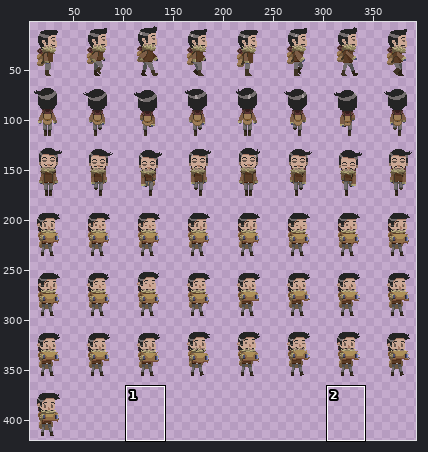
Two versions of one sprite sheet, assets/explorer_sprite.png. Above, an overview of the earlier version with the close-up marked.
Close-up. Old version:
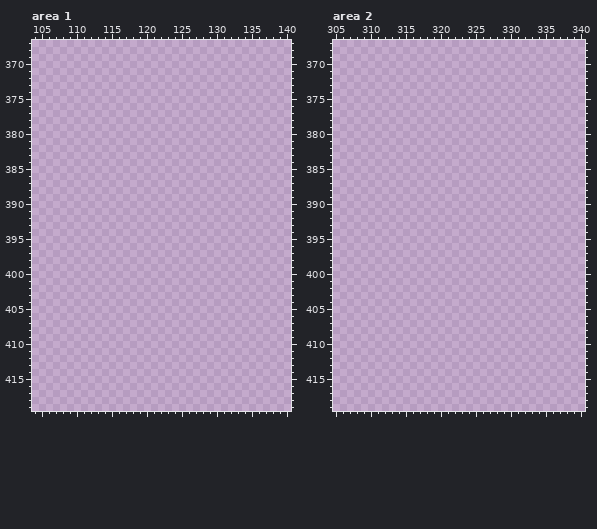
The file is 400x420 pixels. Colours within 5 levels of each other are drawn and written as one. Shown: area 1: x 104..140, y 367..419; area 2: x 305..340, y 367..419. The wide view leaves out empty margins. The commit also changed other parts of the picture, which this record leaves out.
The same view after the edit:
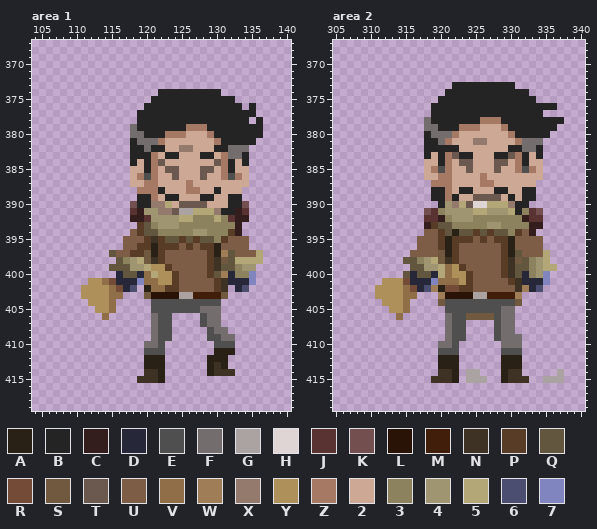
Palette (. is transparent): A #292016  B #242424  C #331d1d  D #262738  E #4f4f4f  F #736d6d  G #aba2a2  H #e0d5d5  J #593232  K #734f4f  L #291307  M #401e0a  N #3d3224  P #593c26  Q #63563e  R #734b36  S #70593f  T #6b594f  U #7d5d46  V #906e48  W #9e7d57  X #947a6d  Y #ad905a  Z #a67965  2 #cca895  3 #8c825d  4 #9f9570  5 #b3a778  6 #4b4e70  7 #8085bf
Change:
--- area 1
@@ x 104..140 @@
 373 .....................................
-374 .....................................
-375 .....................................
-376 .....................................
-377 .....................................
-378 .....................................
-379 .....................................
-380 .....................................
-381 .....................................
-382 .....................................
-383 .....................................
-384 .....................................
-385 .....................................
-386 .....................................
-387 .....................................
-388 .....................................
-389 .....................................
-390 .....................................
-391 .....................................
-392 .....................................
-393 .....................................
-394 .....................................
-395 .....................................
-396 .....................................
-397 .....................................
-398 .....................................
-399 .....................................
-400 .....................................
-401 .....................................
-402 .....................................
-403 .....................................
-404 .....................................
-405 .....................................
-406 .....................................
-407 .....................................
-408 .....................................
-409 .....................................
-410 .....................................
-411 .....................................
-412 .....................................
-413 .....................................
-414 .....................................
-415 .....................................
+374 ..................BBBBBBBBB..........
+375 .................BBBBBBBBBBBB........
+376 ................BBBBBBBBBBBBBB.B.....
+377 ...............BBBBBBBBBBBBBBBBB.....
+378 ...............BBBBBBBBBBBBBBBB.B....
+379 ..............FBBBBBBBZZZBBBBBBBB....
+380 ..............FFBBBZZZ222ZBBBBBBB....
+381 ..............BFFFZ2222222ZBBBBB.....
+382 ..............BBFBB22XX222BBFFF......
+383 ..............BBBZ2BB222BB2ZFFB......
+384 ..............B2BZT2222222TZB2B......
+385 ..............22BZ2TT222TT2ZB22......
+386 ..............2ZEZ22T222T22ZEZ2......
+387 ..............22ZZ2222Z22222222......
+388 ...............ZZZB222ZZ22B222.......
+389 ...............BBZ2BB222BB22BB.......
+390 ..............KBBXX52TTTT222BBK......
+391 ..............JC44XXTGG555XBBCJ......
+392 ..............CCJ44445533353JCC......
+393 ...............PQ344433333333C.......
+394 ..............UPQQ3333344333PC.......
+395 .............UUUPNPQQPQPQQ3PUUU......
+396 .............UUPPAPPPUPUPPAUUUU......
+397 ...........QUUPPSAPUUUUUUPAWQUUU5....
+398 ............Q345SNPUUUUUUPNSQ5555....
+399 ...........QQQ445YYPUUUUUPNQQ344.....
+400 ............DQQDV5YYPUUUUPQWD337.....
+401 ........YYVRDDD7VVYYPUUUUUPNDDD7.....
+402 .......YYYYVRD6.AVVPPUUUUUPN.D6......
+403 .......YYYYVV...SLLLLGGMMMMS.........
+404 ........YYYV.....EEEEEEEEEE..........
+405 .........YYV.....EEEEEEEFFF..........
+406 ..........V......FEE....EFF..........
+407 .................FEE....EFF..........
+408 .................FEE.....EFF.........
+409 .................FEE.....EEFF........
+410 ................FFE.......EEE........
+411 ................EEE.......AAA........
+412 ................AAA......AAA.........
+413 ................AAA......ANA.........
+414 ................NNA......ANNN........
+415 ...............NNNA..................
 416 .....................................
--- area 2
@@ x 305..340 @@
 372 ....................................
-373 ....................................
-374 ....................................
-375 ....................................
-376 ....................................
-377 ....................................
-378 ....................................
-379 ....................................
-380 ....................................
-381 ....................................
-382 ....................................
-383 ....................................
-384 ....................................
-385 ....................................
-386 ....................................
-387 ....................................
-388 ....................................
-389 ....................................
-390 ....................................
-391 ....................................
-392 ....................................
-393 ....................................
-394 ....................................
-395 ....................................
-396 ....................................
-397 ....................................
-398 ....................................
-399 ....................................
-400 ....................................
-401 ....................................
-402 ....................................
-403 ....................................
-404 ....................................
-405 ....................................
-406 ....................................
-407 ....................................
-408 ....................................
-409 ....................................
-410 ....................................
-411 ....................................
-412 ....................................
-413 ....................................
-414 ....................................
-415 ....................................
+373 .................BBBBBBBBB..........
+374 ................BBBBBBBBBBBB........
+375 ...............BBBBBBBBBBBBBB.......
+376 ..............BBBBBBBBBBBBBBBBBB....
+377 ..............BBBBBBBBBBBBBBBB......
+378 .............FBBBBBBBZZZBBBBBBBBB...
+379 .............FFBBBZZZ222ZBBBBBBB....
+380 .............BFFFZ2222222ZBBBBB.....
+381 .............BBFZ222XX2222ZFFF......
+382 .............BBBBB2222222BBFFB......
+383 .............B2BZTBB222BBTZB2B......
+384 .............22BZ2TT222TT2ZB22......
+385 .............2ZEZ22T222T22ZEZ2......
+386 .............22ZZ2222Z22222222......
+387 ..............ZZZ2222ZZ222222.......
+388 ..............BBZ2BB222BB22BB.......
+389 ..............BBZB22TTTT2B2BB.......
+390 ...............B4X5THH555XBB........
+391 .............KJ34444554445B3JK......
+392 .............JJC34443333333CJJ......
+393 .............CPQQ33333443333CC......
+394 .............UUPQAQQPQPQQ3PUC.......
+395 ............UUUPAPPPUPUPPAUUUU......
+396 ............UUUPAPUUUUUUPAUUUU......
+397 ...........UUUUSAPUUUUUUPAQUUU5.....
+398 ..........QQ345SNPUUUUUUPNSQ345.....
+399 ...........QQ445VYPUUUUUPNQQ3455....
+400 ..........QDQQD5VYYPUUUUPNQD347.....
+401 .......YYYRDDD7VVVYPUUUUUPNDDD7.....
+402 ......YYYYVRD6WARRPPUUUUUUNWD6......
+403 ......YYYYVV...WLLLLGGMMMMW.........
+404 .......YYYV....SEEEEEEEEEES.........
+405 ........YYV.....EEEEEEEEFF..........
+406 .........V......FEESSSSEFF..........
+407 ................FEE....EFF..........
+408 ................FEE....EFF..........
+409 ................FEE....EFFF.........
+410 ...............FFE......FFF.........
+411 ...............EEE......EEE.........
+412 ...............AAA......AAA.........
+413 ...............AAA......AAA.........
+414 ...............NNA.GG...ANN.....G...
+415 ..............NNNA.GGG..ANNN..GGG...
 416 ....................................
Pixel boxes of the changes (left, top, right, bottom) in both close-ups:
added: (81, 89, 263, 383)
added: (375, 82, 564, 383)
